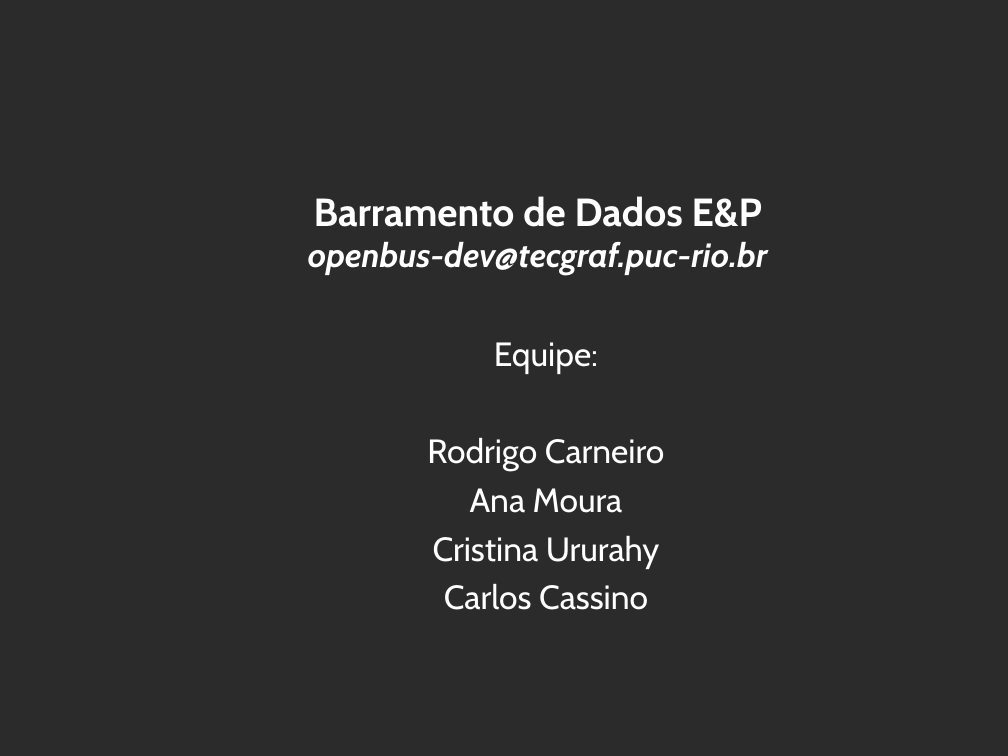
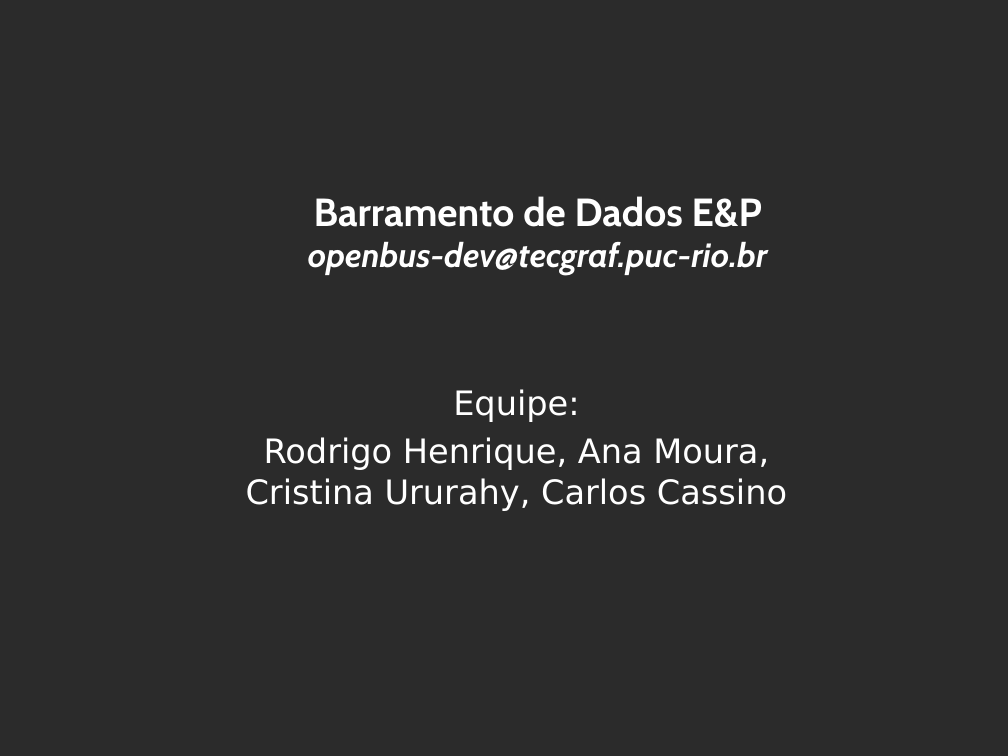
Before and after one commit to amadeubarbosa/openbus-core, a slide deck: slide 1 of docs/apresentacao/OpenBUS.ppt. Drawn at 1008x756 pixels with LibreOffice and Linux fonts; fonts in the diff are those of the drawing; background and template pictures are left out; a plain dark background stands for a picture behind light text. Boxes give left, top, right and bottom in pixels: in the first picture for what was removed or moved away, otherwise in the second. Text is boxed around its words. In the diff, an @@ line names an element or a change of style, - is before the commit and + after.

```diff
--- a/docs/apresentacao/OpenBUS.ppt
+++ b/docs/apresentacao/OpenBUS.ppt
@@ subtitle "Equipe:": place and size @@
-subtitle "Equipe:" at [427, 342, 664, 610]
+subtitle "Equipe:" at [246, 389, 787, 511]
@@ subtitle at [453, 389, 579, 422]: font Cabin to DejaVu Sans in "Equipe:" @@
@@ subtitle at [246, 437, 787, 511]: text changed; font Cabin to DejaVu Sans @@
-Rodrigo Carneiro
-Ana Moura
-Cristina Ururahy
-Carlos Cassino
+Rodrigo Henrique, Ana Moura,
+Cristina Ururahy, Carlos Cassino
```
Also in this commit, not shown: 22 other slides changed, 4 slides added, 1 slide removed.
